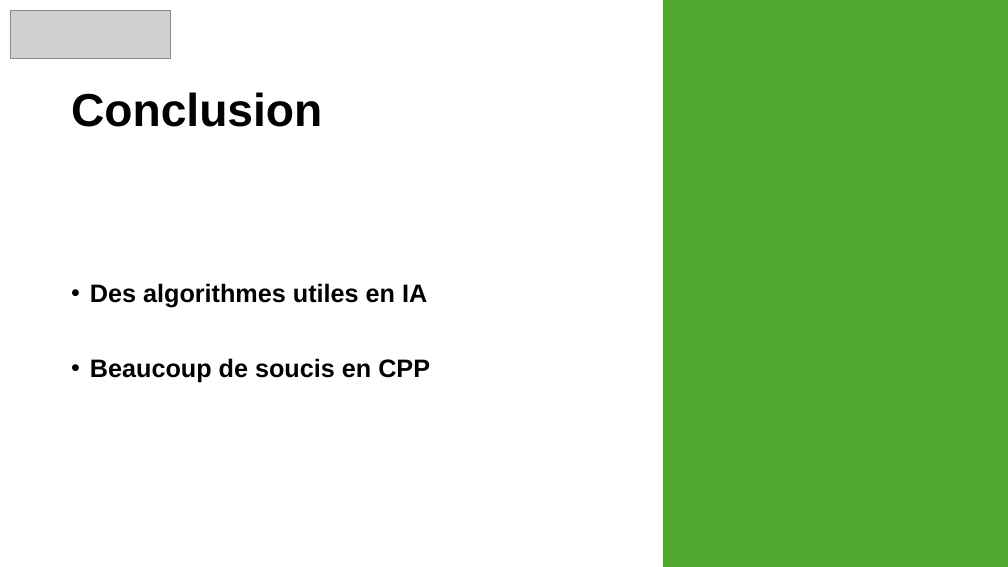
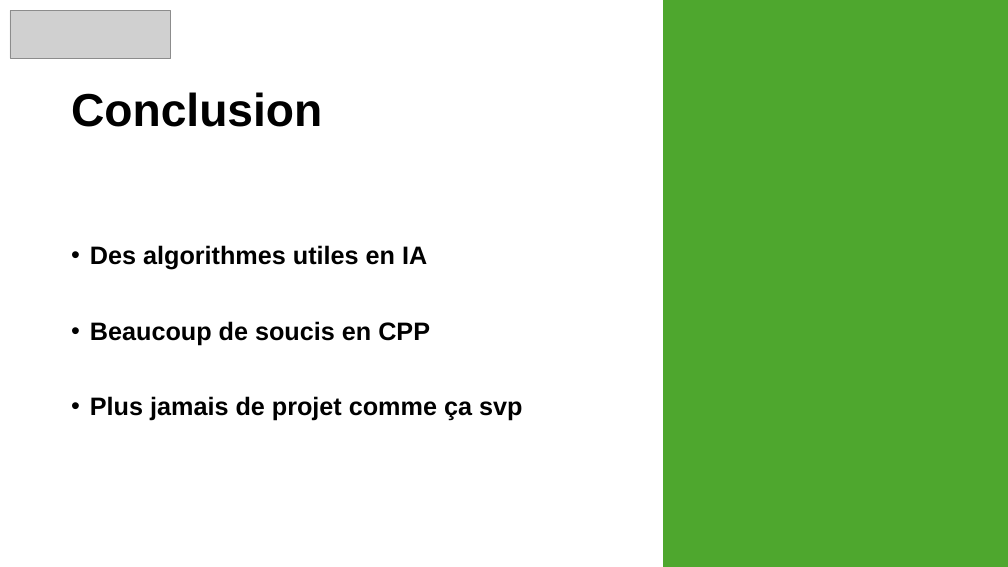
Before and after one commit to snonow/PROJ631-Arbres_de_decision, a slide deck: slide 7 of Presentation-Proj631 - Arbre_de_Décision.pptx. Drawn at 1008x567 pixels with LibreOffice and Linux fonts; fonts in the diff are those of the drawing; grey boxes stand for pictures. Boxes give left, top, right and bottom in pixels: in the first picture for what was removed or moved away, otherwise in the second. Text is boxed around its words. In the diff, an @@ line names an element or a change of style, - is before the commit and + after.

```diff
--- a/Presentation-Proj631 - Arbre_de_Décision.pptx
+++ b/Presentation-Proj631 - Arbre_de_Décision.pptx
@@ text at [90, 396, 522, 421]: paragraph added @@
+• Plus jamais de projet comme ça svp
```
Also in this commit, not shown: 1 other slide changed, 1 other file.
